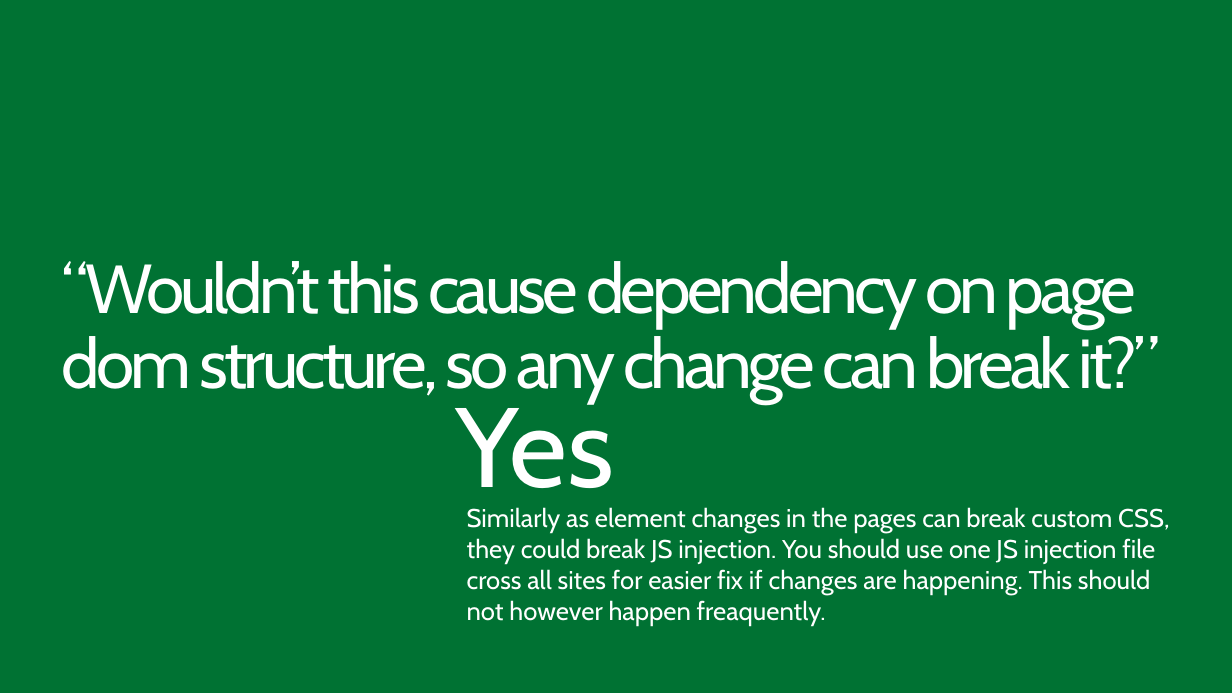
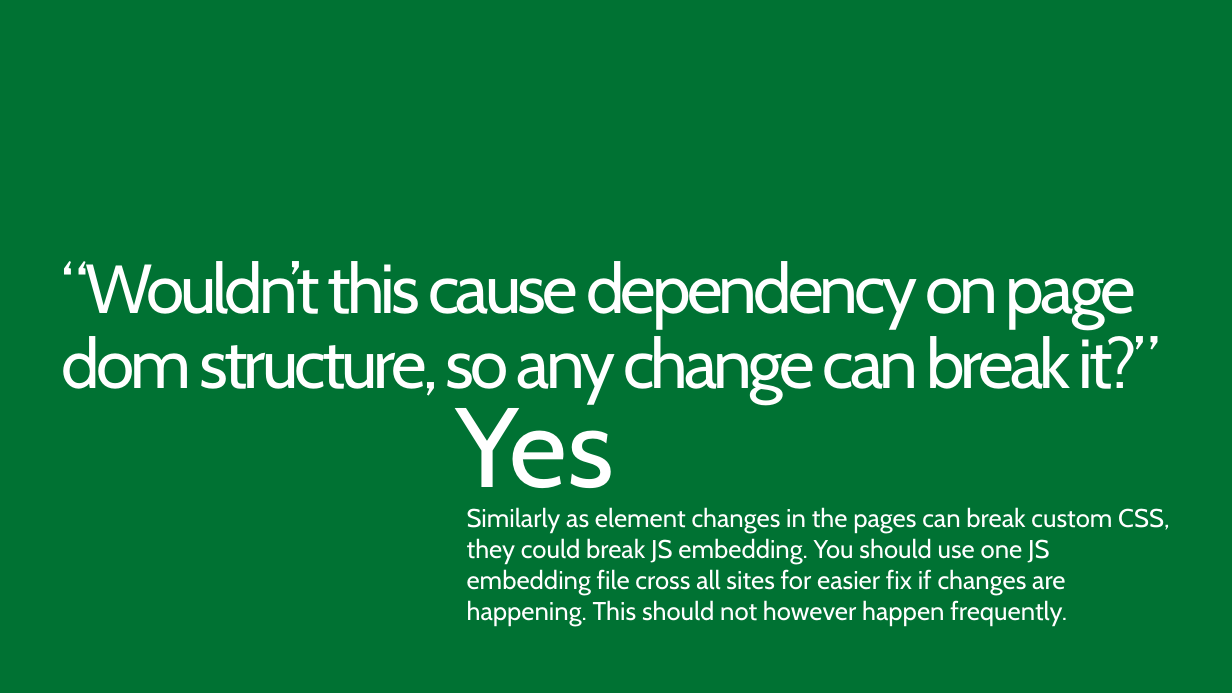
Before and after one commit to OfficeDev/TrainingContent, a slide deck: slide 15 of O3658/02 Managing site settings using app model/2_SiteManagement.pptx. Drawn at 1232x693 pixels with LibreOffice and Linux fonts; fonts in the diff are those of the drawing; background and template pictures are left out. Boxes give left, top, right and bottom in pixels: in the first picture for what was removed or moved away, otherwise in the second. Text is boxed around its words. In the diff, an @@ line names an element or a change of style, - is before the commit and + after.

Commit message:
Lab fixes, updates on decks and readme files on the JS embedding naming change

```diff
--- a/O3658/02 Managing site settings using app model/2_SiteManagement.pptx
+++ b/O3658/02 Managing site settings using app model/2_SiteManagement.pptx
@@ text at (x1=467, y1=507, x2=1169, y2=626): text changed @@
-Similarly as element changes in the pages can break custom CSS, they could break JS injection. You should use one JS injection file cross all sites for easier fix if changes are happening. This should not however happen freaquently.
+Similarly as element changes in the pages can break custom CSS, they could break JS embedding. You should use one JS embedding file cross all sites for easier fix if changes are happening. This should not however happen frequently.
```
Also in this commit, not shown: 8 other slides changed, 4 other files.
